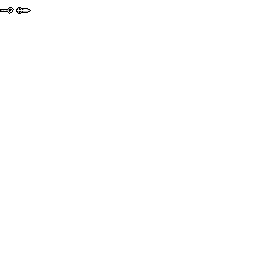
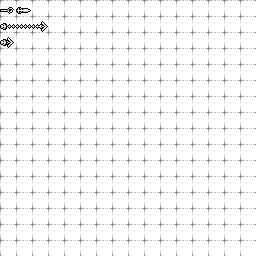
Layered file, before and after one edit (256x256). Changes by layer:
painted on "Spritesheet" over box(0, 0, 256, 256)
showed "Tile background", painted on it over box(0, 0, 256, 256)
